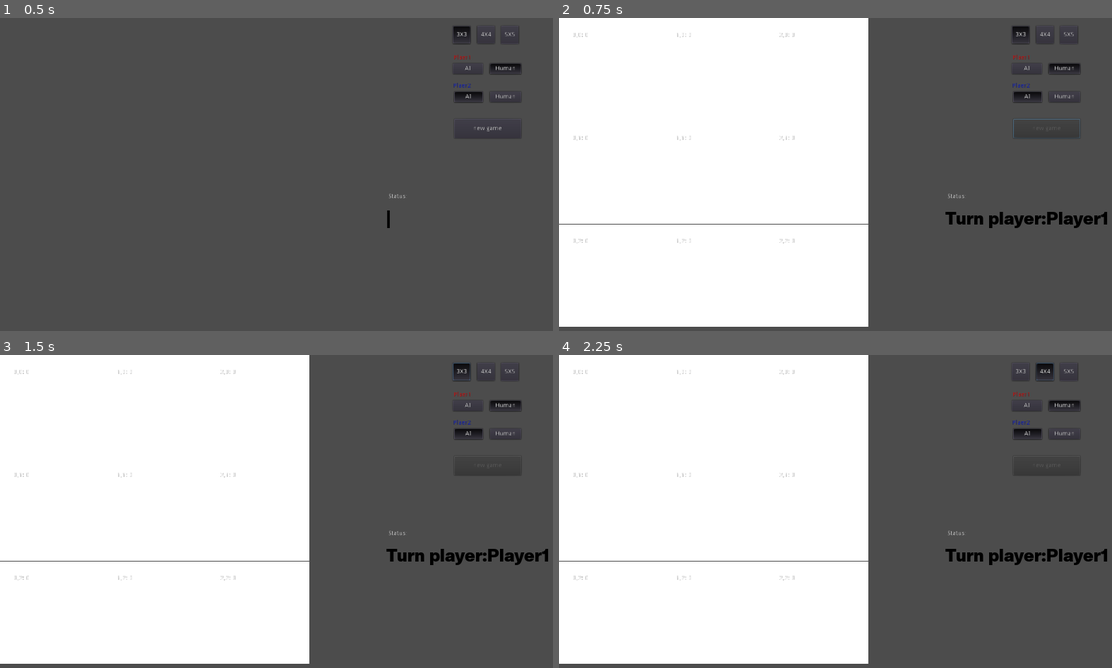
Above: before the commit, frames 1-4 (two rows, left to right).
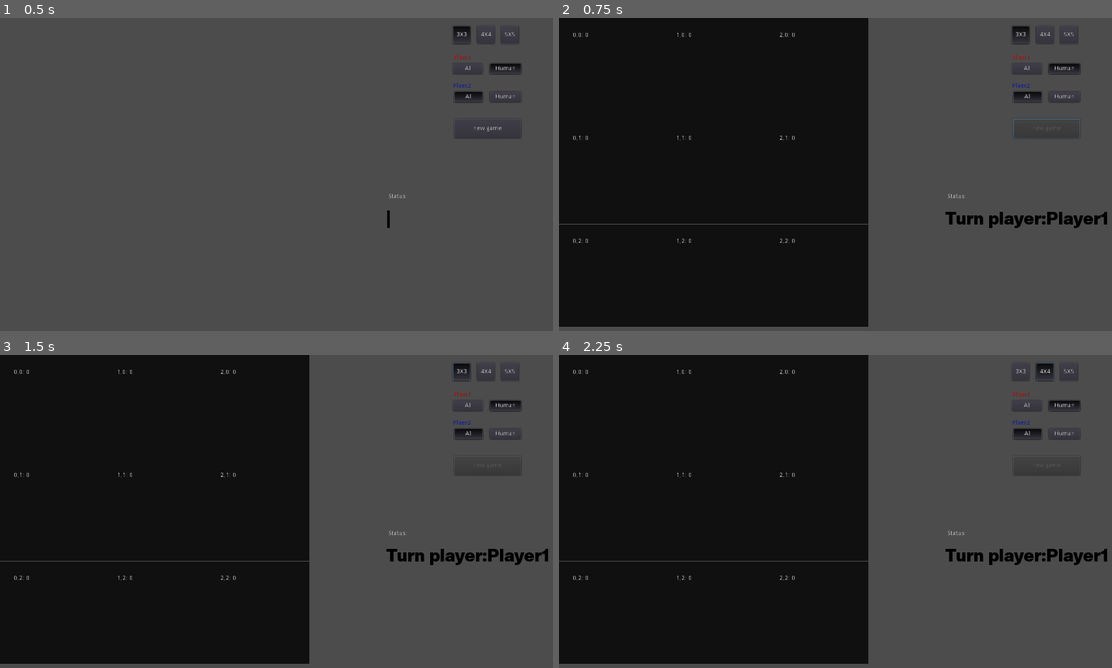
Above: after the commit, the same moments.

Repository: gakhov-dev/tick-tack-toe
Game: Godot game, scene res://app/App.tscn
Two runs of this game, one before a commit and one after it. Both use one fixed random seed, a clock stepped at 60 frames per second and the inputs below.
Inputs:
- Up to frame 1 (0.5 s): no input
- Up to frame 2 (0.75 s): click "new game" at 0.5 s
- Up to frame 3 (1.5 s): click "3X3" at 1.25 s
- Up to frame 4 (2.25 s): click "4X4" at 2 s

Frame 1 is identical in both runs. In frame 2, 55% of the frame differs, in the area x 0-56%, y 0-99%; in frame 3, 55%; in frame 4, 55%.

Commit message:
add build add weight function

Diff:
--- a/code/map/Cell.tscn
+++ b/code/map/Cell.tscn
@@ -10,6 +10,7 @@
 script = ExtResource( 1 )
 
 [node name="Bg" type="Polygon2D" parent="."]
+color = Color( 0.0705882, 0.0666667, 0.0666667, 1 )
 polygon = PoolVector2Array( 0, 0, 100, 0, 100, 100, 0, 100 )
 
 [node name="Player1Mark" type="Polygon2D" parent="."]
--- a/code/map/Map.gd
+++ b/code/map/Map.gd
@@ -1,5 +1,5 @@
 extends Node
-
+class_name Map
 
 
 export var d = 3
@@ -35,6 +35,10 @@
 	cells.clear()
 
 
+
+
+
+
 func build_map(root_canvas):
 	app_canvas = root_canvas
 #	app_canvas.add_child(canvas)
@@ -48,6 +52,12 @@
 			add_cell(cell)
 			map_data[Vector2(i,j)] = Global.CELL_STATUS.EMPTY
 			cells[Vector2(i,j)] = cell
+
+
+	init_weights(map_data)
+	init_lines(map_data)
+
+
 
 var gap = 1
 func create_cell(i,j, size):
@@ -158,7 +168,7 @@
 
 
 
-#winner[ -1: continue; 0: draw;  1: player1; 2: player2]
+#winner[ -1: continue; 0: draw;  1: player1; -1: player2]
 func get_game_status(data):
 
 	var dimention = d
@@ -217,3 +227,162 @@
 
 
 	return null
+
+
+
+
+
+
+
+var weights = {}
+
+
+
+func init_weights(map_data):
+	weights.clear()
+	for cell in map_data:
+		weights[cell] = 0
+
+
+func clear_weights(map_data):
+	for pos in map_data:
+		if !weights.has(pos): continue
+		if map_data[pos] == Global.CELL_STATUS.EMPTY:
+			weights[pos] = 0
+		else:
+			weights.erase(pos)
+
+
+
+
+
+
+enum LINE_STATUS {
+	ONE = -1, NO_ONE = 0, TOW  = 1, BOTH = -100 ,
+
+}
+
+var lines = []
+#[{"status":0, "type":0, "pos":[], "value":0}]
+
+
+func init_lines(data):
+	lines.empty()
+	var dimention = d
+
+
+	var count = 0
+
+
+	var line
+
+	#for vertical
+
+
+
+	for i in dimention:
+		line = {"status":0, "type":0, "pos":[],"value":0}
+		for 	j in dimention:
+			line.pos.append(Vector2(i,j))
+		lines.append(line)
+
+	#for horizont
+
+	for j in dimention:
+		line = {"status":0, "type":0, "pos":[],"value":0}
+		for 	i in dimention:
+			line.pos.append(Vector2(i,j))
+		lines.append(line)
+
+
+	#for diagonal i == j
+	line = {"status":0, "type":0.5, "pos":[],"value":0}
+	for i in dimention:
+		line.pos.append(Vector2(i,i))
+	lines.append(line)
+
+
+	line = {"status":0, "type":0.5, "pos":[],"value":0}
+	for i in dimention:
+		line.pos.append(Vector2(i ,dimention - i -1))
+	lines.append(line)
+
+
+
+
+
+func calc_line_status():
+	for line in lines:
+		if line.status == LINE_STATUS.BOTH:
+			continue
+
+		var is_empty	 = false
+		var player1 = 0
+		var player2 = 0
+		var empty_count = 0
+		var cell_status = 0
+		for pos in line.pos:
+			cell_status = map_data[pos]
+
+			if cell_status > 0:
+				player1+=1
+			elif cell_status < 0:
+				player2+=1
+
+		if player1 == 0 && player2 == 0:
+			line.status = LINE_STATUS.NO_ONE
+			continue
+
+		if player1!= 0 && player2!=0:
+			line.status = LINE_STATUS.BOTH
+			continue
+
+		if player1 != 0 && player2==0:
+			line.status = LINE_STATUS.ONE
+			line.value = abs(player1)
+			continue
+		if player1 == 0 && player2 != 0:
+			line.status = LINE_STATUS.TOW
+			line.value = abs(player2)
+			continue
+
+
+func calc_weights(map_data, player_id):
+	var status = 0
+	clear_weights(map_data)
+	var weigth = 0
+	for pos in weights:
+		for line in lines:
+			if line.status == LINE_STATUS.BOTH:
+				continue
+			var is_empty	 = false
+			var empty_count = 0
+			if line.pos.has(pos):
+				if line.status == LINE_STATUS.NO_ONE:
+					weights[pos] += line.type
+					continue
+
+				# ONE or TOW
+				if (line.status == LINE_STATUS.ONE && player_id == 1)||(line.status == LINE_STATUS.TOW && player_id == -1):
+					weights[pos] += line.value + line.type
+					continue
+
+				#Win in one turn
+				if line.status == player_id:
+					if abs(line.value) == (d-1):
+						weights[pos] = 1000
+
+
+
+
+##
+func show_weight(data):
+	var cell
+	for pos in data:
+		cell = cells.get(pos)
+		if cell == null: continue
+
+		if weights.has(pos):
+			cell.debug("w:"+str(weights.get(pos))	)
+		else:
+			cell.debug("w:0")
--- a/code/player/Player.gd
+++ b/code/player/Player.gd
@@ -5,7 +5,7 @@
 export(Global.PLAYER_TYPE) var type = Global.PLAYER_TYPE.HUMAN
 
 export(NodePath) var map_path:NodePath;
-onready var map = get_node(map_path)
+onready var map:Map = get_node(map_path)
 
 export(Color) var color:Color;
 export(Global.CELL_STATUS) var id =  Global.CELL_STATUS.O
@@ -27,7 +27,10 @@
 		yield(get_tree().create_timer(0.2), "timeout")
 		print("turn player id: "+str(id))
 		#var place = choose_rnd_cell(map.map_data)
-		place = choose_best_move(map.map_data, id, 0)
+		#place = choose_best_move(map.map_data, id, 0)
+		place = choose_move_by_weight(map.map_data, id)
+		print ("best pos: " + str(place))
+		map.show_weight(map.map_data)
 
 
 		if (place!=null):
@@ -72,6 +75,28 @@
 	return places
 
 
+#TODO
+##coose win
+
+
+func choose_move_by_weight(map_data, player_id):
+	map.calc_line_status()
+	map.calc_weights(map_data, player_id)
+
+	var max_weight = -1000
+	var res_cell
+	for cell in map.weights:
+		if map.weights[cell] > max_weight:
+			res_cell = cell
+			max_weight = map.weights[cell]
+
+	return res_cell
+
+
+
+
+
+
 
 #player id
 func choose_best_move(map_data, player_id, depth):
@@ -97,6 +122,9 @@
 				if best_score > score:
 					move_place = Vector2(place.x, place.y)
 					best_score = score
+
+
+
 
 	return move_place
 
--- a/code/project.godot
+++ b/code/project.godot
@@ -13,9 +13,15 @@
 "class": "Cell",
 "language": "GDScript",
 "path": "res://map/Cell.gd"
+}, {
+"base": "Node",
+"class": "Map",
+"language": "GDScript",
+"path": "res://map/Map.gd"
 } ]
 _global_script_class_icons={
-"Cell": ""
+"Cell": "",
+"Map": ""
 }
 
 [application]
Not shown, added: code/export_presets.cfg
Not shown, changed: .DS_Store
Not shown, changed: README.md
Not shown, added: build/.DS_Store
Not shown, added: build/web/index.apple-touch-icon.png
Not shown, added: build/web/index.audio.worklet.js
Not shown, added: build/web/index.html
Not shown, added: build/web/index.icon.png
Not shown, added: build/web/index.js
Not shown, added: build/web/index.pck
Not shown, added: build/web/index.png
Not shown, added: build/web/index.wasm
(and 3 more such lines)
